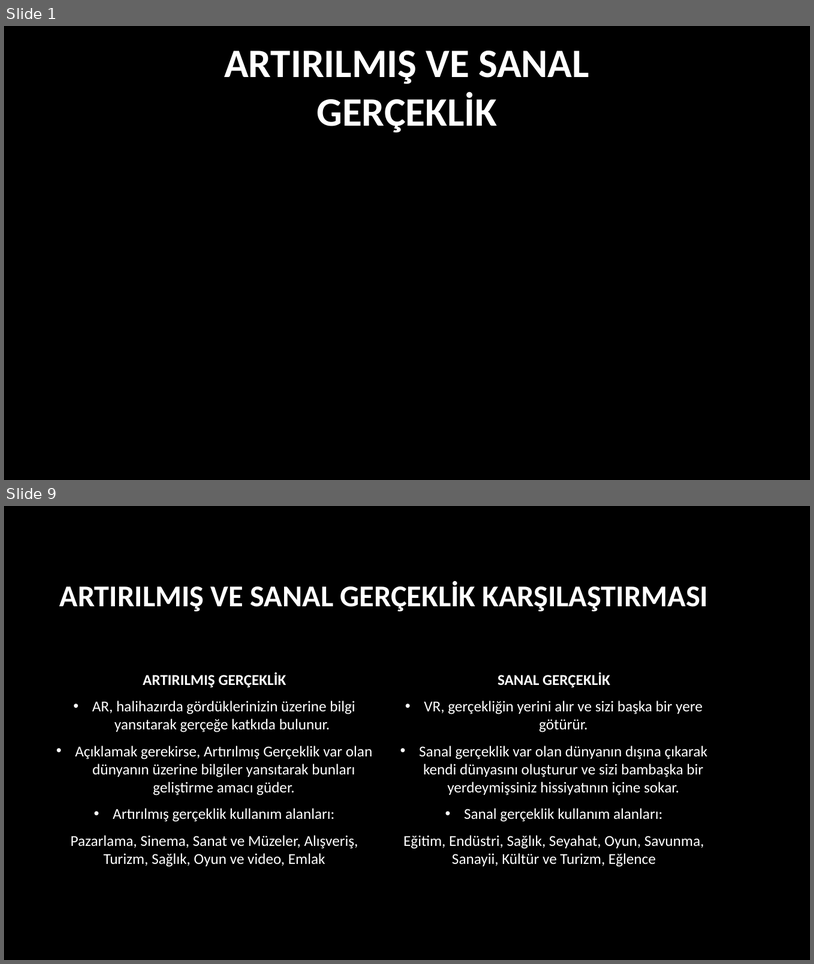
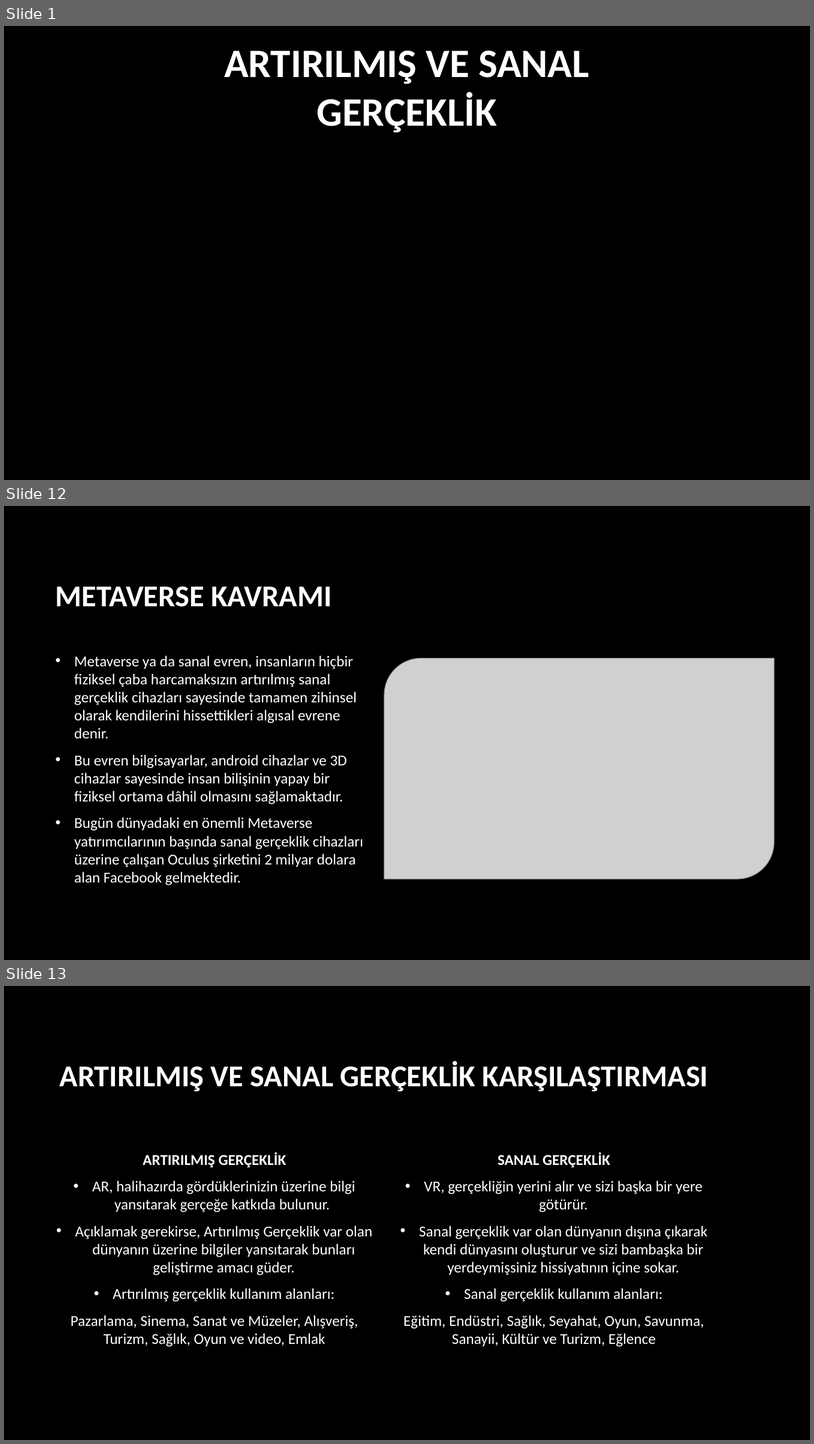
Before and after one commit to ghostsnipertm/projehazirlama, a slide deck: Artırılmış ve Sanal Gerçeklik.pptx. Shown one above the other, each under a label of ours: slides 1 and 9 before the commit, slides 1, 12 and 13 after it; the slides between them are not shown. The pictures are 814x964 and 814x1444 pixels, drawn with LibreOffice and Linux fonts; fonts in the diff are those of the drawing; grey boxes stand for pictures; background and template pictures are left out. Boxes give left, top, right and bottom in pixels: in the first picture for what was removed or moved away, otherwise in the second. Text is boxed around its words. In the diff, an @@ line names an element or a change of style, - is before the commit and + after.

```diff
--- a/Artırılmış ve Sanal Gerçeklik.pptx
+++ b/Artırılmış ve Sanal Gerçeklik.pptx
@@ slide 12 added at (x1=4, y1=506, x2=810, y2=960), background picture (left out) @@
@@ title added at (x1=56, y1=586, x2=332, y2=607), 36 pt, text #FFFFFF, bold @@
+METAVERSE KAVRAMI
@@ text added at (x1=74, y1=655, x2=363, y2=885), 18 pt, text #FFFFFF @@
+• Metaverse ya da sanal evren, insanların hiçbir fiziksel çaba harcamaksızın artırılmış sanal gerçeklik cihazları sayesinde tamamen zihinsel olarak kendilerini hissettikleri algısal evrene denir.
+• Bu evren bilgisayarlar, android cihazlar ve 3D cihazlar sayesinde insan bilişinin yapay bir fiziksel ortama dâhil olmasını sağlamaktadır.
+• Bugün dünyadaki en önemli Metaverse yatırımcılarının başında sanal gerçeklik cihazları üzerine çalışan Oculus şirketini 2 milyar dolara alan Facebook gelmektedir.
@@ picture added at (x1=384, y1=658, x2=775, y2=879) @@
@@ what was slide 9 is now slide 13 @@
```
Also in this commit, not shown: 3 slides changed, 5 other slides added, 1 slide removed, 2 other files.
